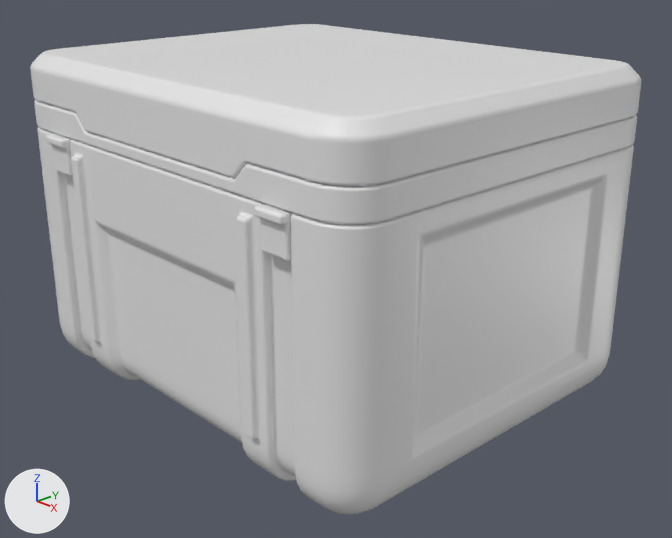
A saved change to the Blender file ScifiCrate_Intro.blend.
Camera for both pictures: a 50 mm camera at (4.44, -4.07, 3.05) aimed at (0.14, -0.02, 0.79). Arrows for +X, +Y and +Z are at lower left; the lights stay in place.

In view in the first picture: 'Crate_Bottom', 'Crate_Latch', 'Crate_Lid', 'Crate_Lid.001'.
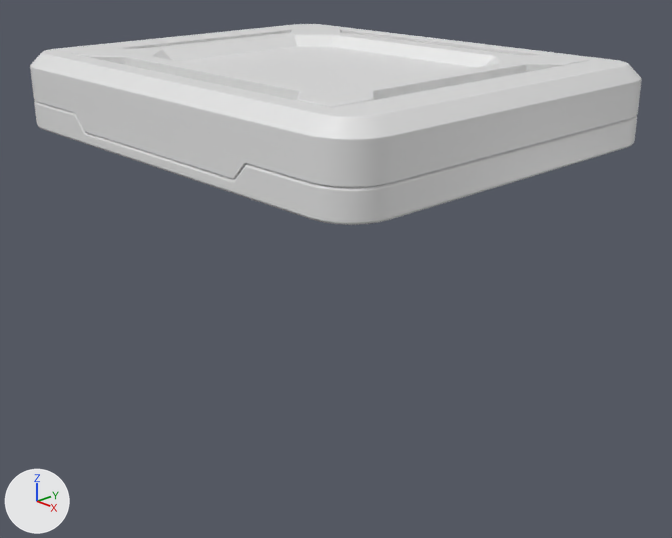
Boxes (x1, y1, x2, y2) around the edits, measured in the pictures (672 x 538 px):
'Crate_Bottom', hidden: before (37, 127, 634, 514)
'Crate_Latch', hidden: before (46, 134, 293, 260)

The edits, one by one:
Object 'Crate_Bottom' (ob_crate_bottom) is now hidden.
Object 'Crate_Latch' (ob_crate_latch) is now hidden.
